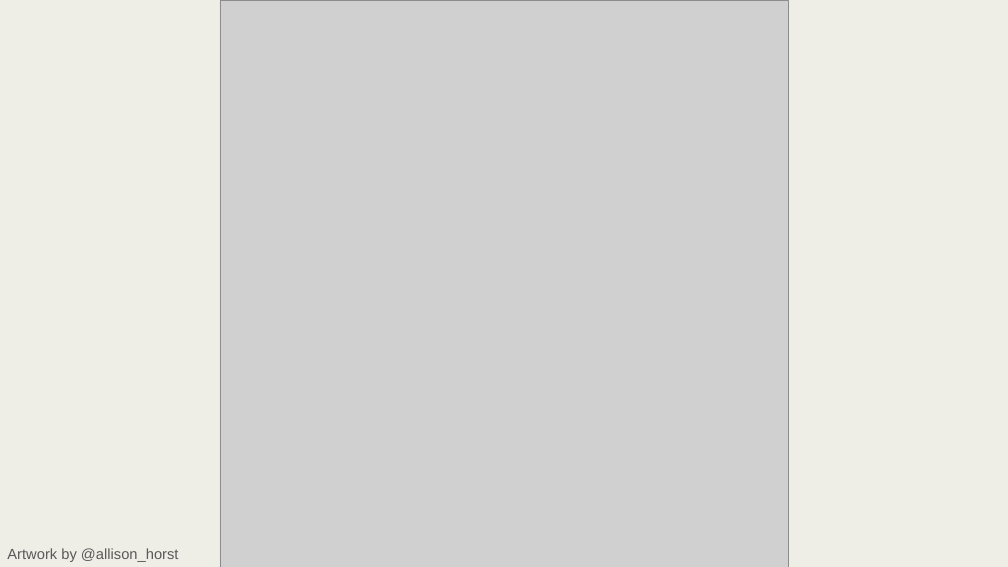
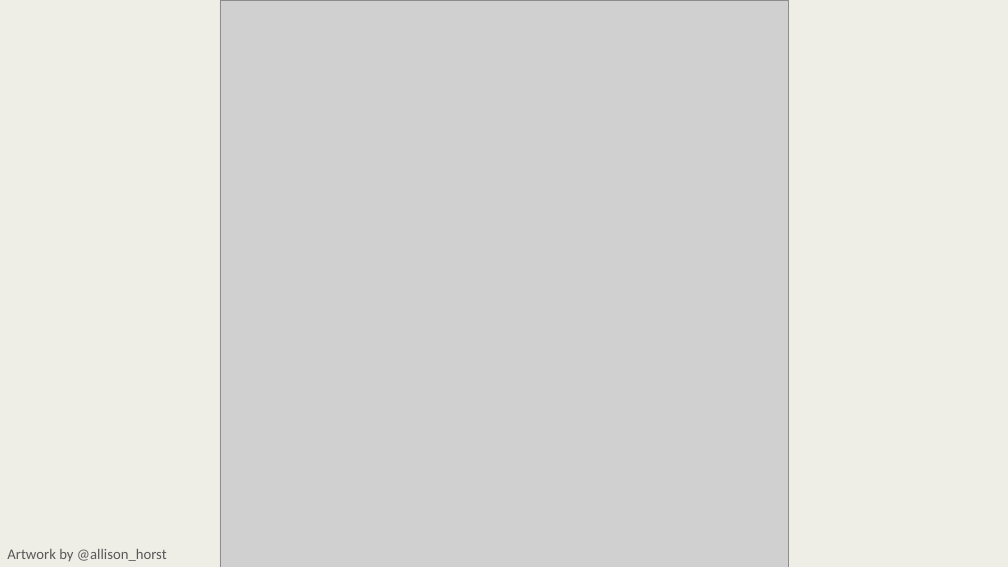
Before and after one commit to tacookson/power-of-great-datasets, a slide deck: slide 4 of The Power of Great Datasets (PPT).pptx (slide 3 before the commit). Drawn at 1008x567 pixels with LibreOffice and Linux fonts; fonts in the diff are those of the drawing; grey boxes stand for pictures. Boxes give left, top, right and bottom in pixels: in the first picture for what was removed or moved away, otherwise in the second. Text is boxed around its words. In the diff, an @@ line names an element or a change of style, - is before the commit and + after.

```diff
--- a/The Power of Great Datasets (PPT).pptx
+++ b/The Power of Great Datasets (PPT).pptx
@@ text "Artwork by @allison_horst" at [7,549,167,561]: font Arial to Calibri @@
```
Also in this commit, not shown: 4 other slides changed, 3 slides added, 1 slide removed, 2 other files.
